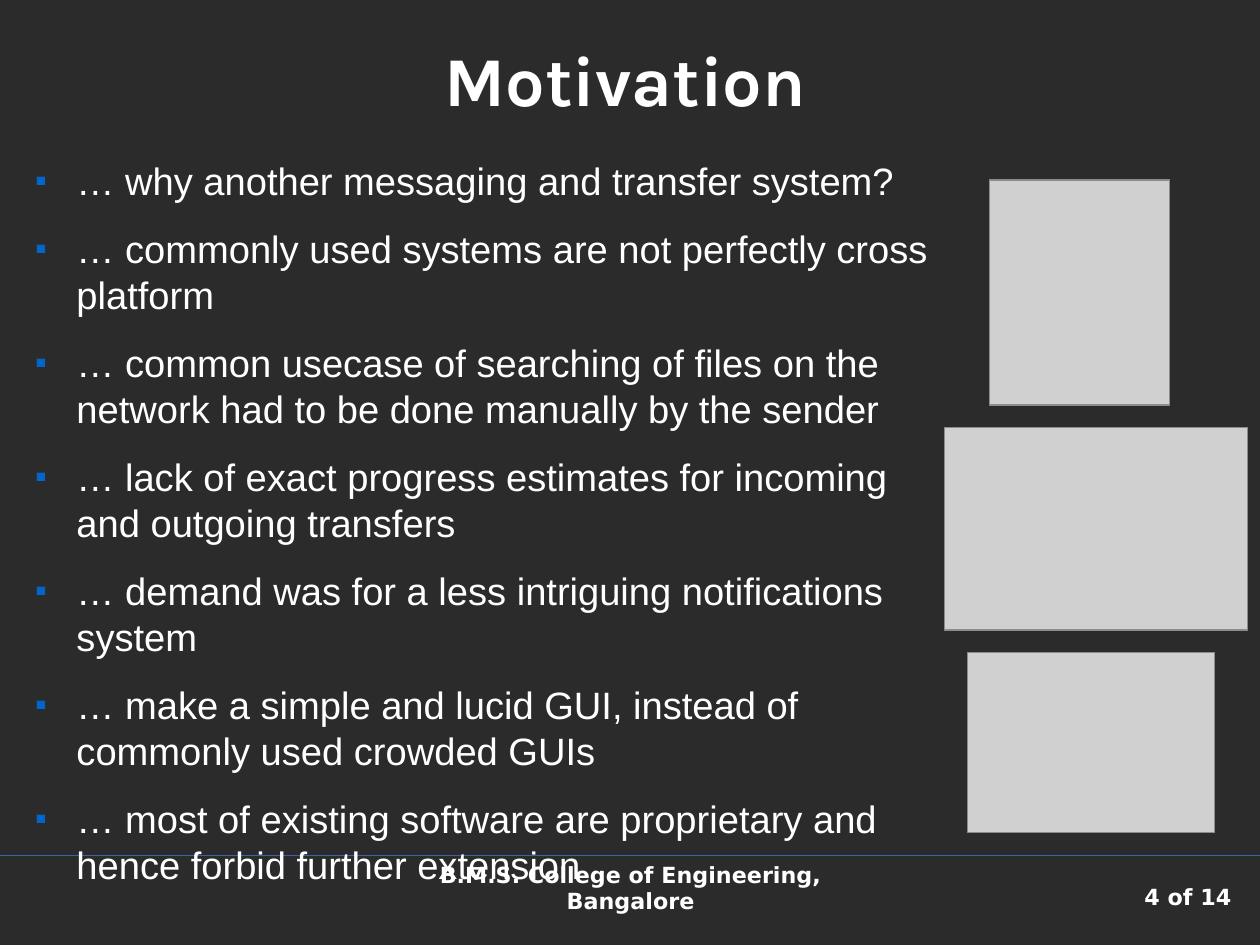
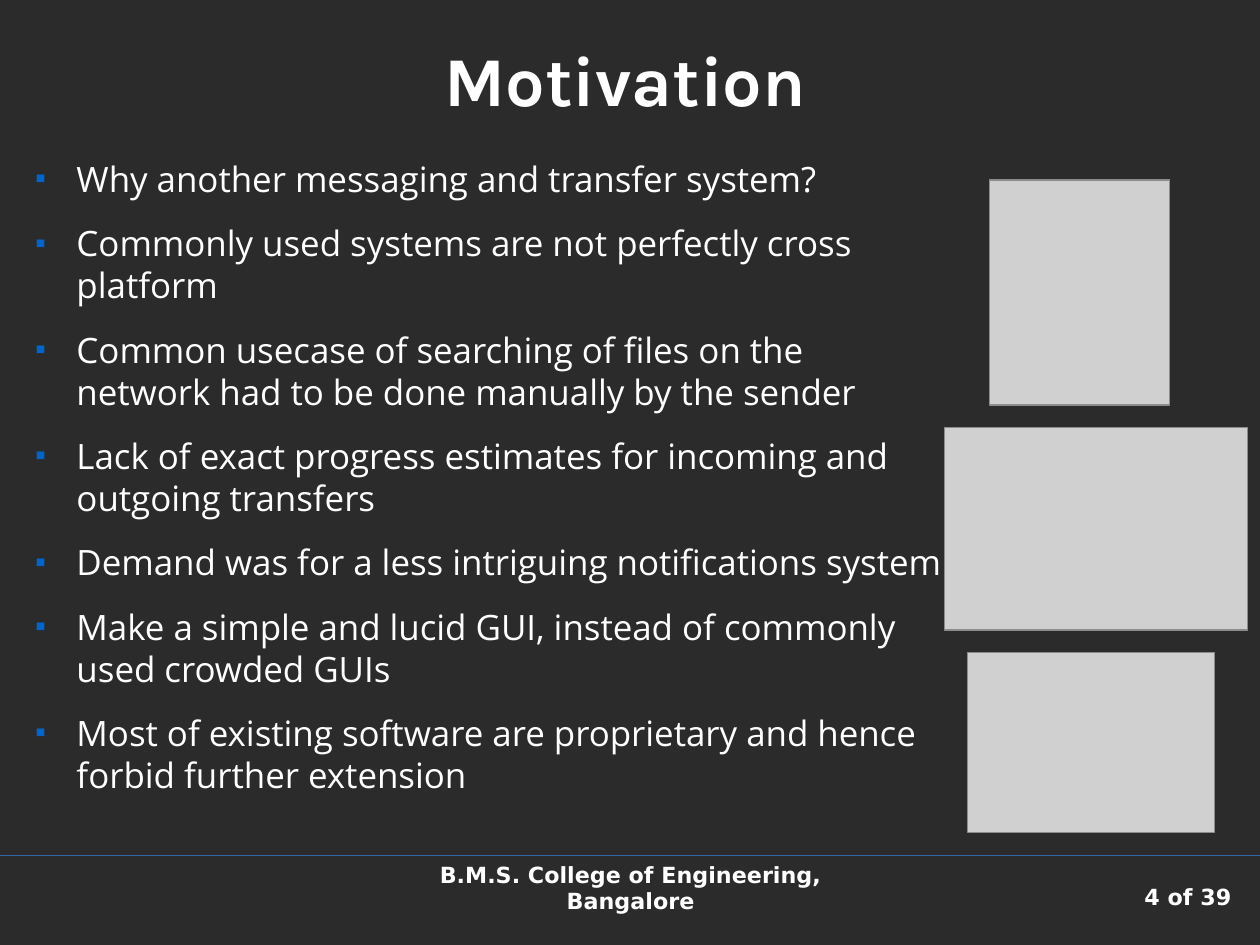
Before and after one commit to shaan7/Kapotah, a slide deck: slide 4 of docs/presentation.odp. Drawn at 1260x945 pixels with LibreOffice and Linux fonts; fonts in the diff are those of the drawing; grey boxes stand for pictures; background and template pictures are left out; a plain dark background stands for a picture behind light text. Boxes give left, top, right and bottom in pixels: in the first picture for what was removed or moved away, otherwise in the second. Text is boxed around its words. In the diff, an @@ line names an element or a change of style, - is before the commit and + after.

Commit message:
Add some stuff to presentation

```diff
--- a/docs/presentation.odp
+++ b/docs/presentation.odp
@@ text at box(76, 165, 941, 789): text changed; size 24 to 22 pt; font Arial to Open Sans @@
-■ … why another messaging and transfer system?
-■ … commonly used systems are not perfectly cross platform
-■ … common usecase of searching of files on the network had to be done manually by the sender
-■ … lack of exact progress estimates for incoming and outgoing transfers
-■ … demand was for a less intriguing notifications system
-■ … make a simple and lucid GUI, instead of commonly used crowded GUIs
-■ … most of existing software are proprietary and hence forbid further extension
+■ Why another messaging and transfer system?
+■ Commonly used systems are not perfectly cross platform
+■ Common usecase of searching of files on the network had to be done manually by the sender
+■ Lack of exact progress estimates for incoming and outgoing transfers
+■ Demand was for a less intriguing notifications system
+■ Make a simple and lucid GUI, instead of commonly used crowded GUIs
+■ Most of existing software are proprietary and hence forbid further extension
@@ page number at box(1144, 888, 1231, 906): text changed @@
-4 of 14
+4 of 39
```
Also in this commit, not shown: 6 other slides changed, 31 slides added, 6 slides removed.
